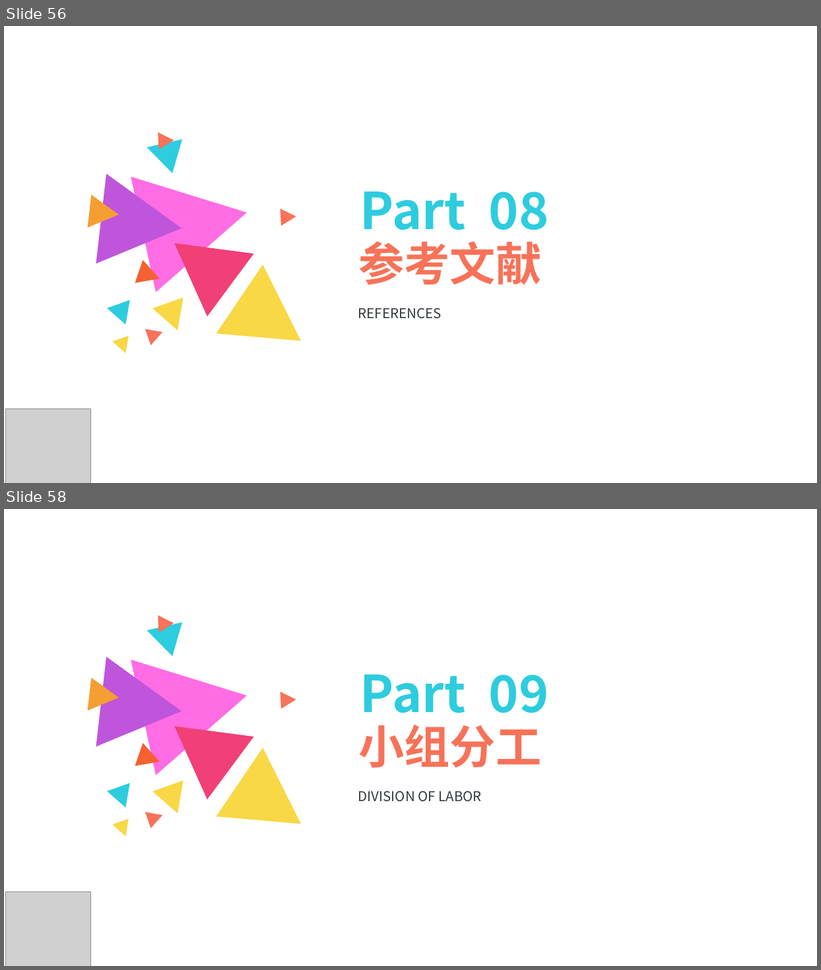
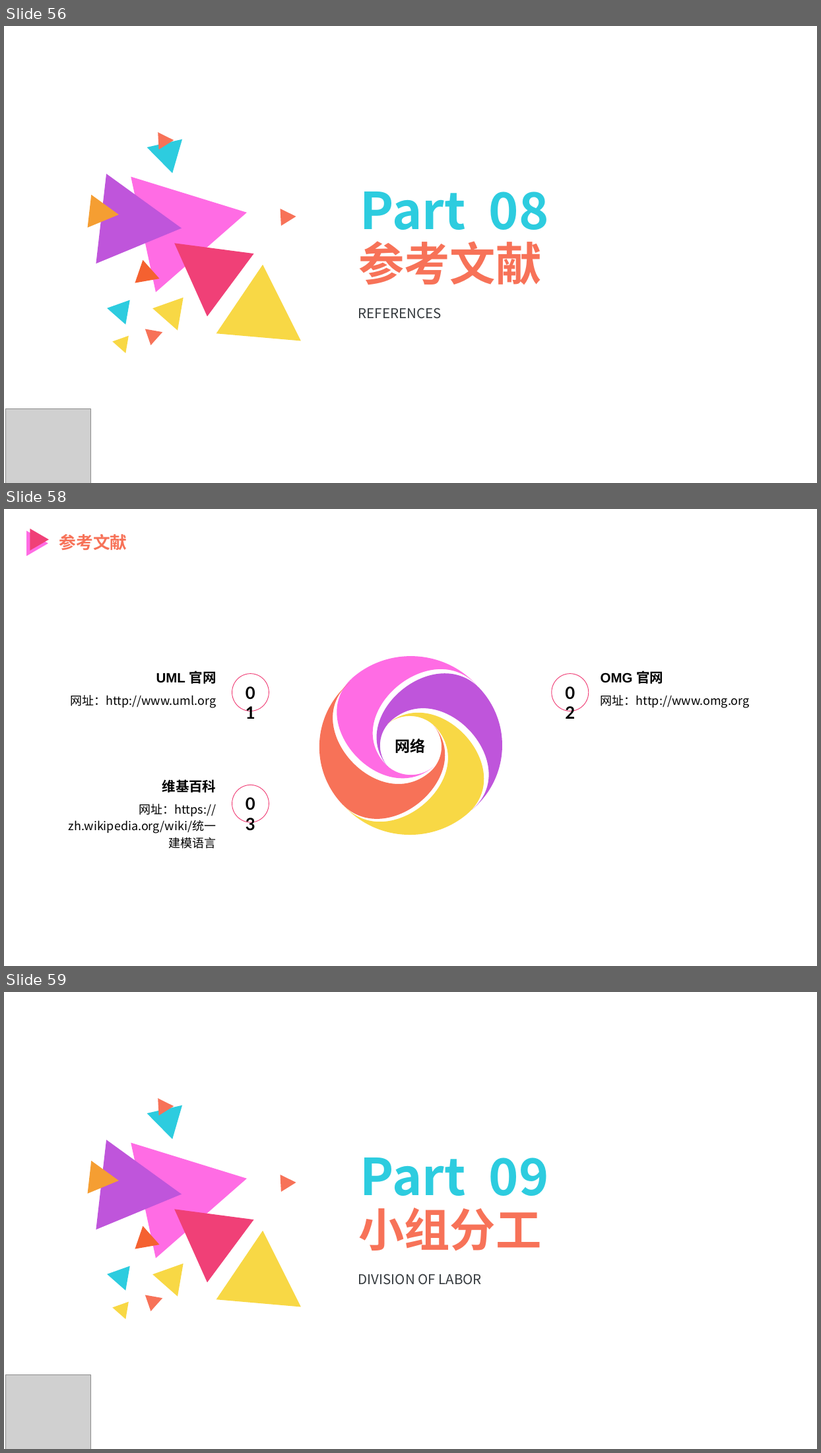
Before and after one commit to MrBlackry/SE-Education-Assistant-System, a slide deck: 非受控文档/陈铭阳/PRD2018-G12-UML概述PPT.pptx. Shown one above the other, each under a label of ours: slides 56 and 58 before the commit, slides 56, 58 and 59 after it; the slides between them are not shown. The pictures are 821x970 and 821x1453 pixels, drawn with LibreOffice and Linux fonts; fonts in the diff are those of the drawing; grey boxes stand for pictures. Boxes give left, top, right and bottom in pixels: in the first picture for what was removed or moved away, otherwise in the second. Text is boxed around its words. In the diff, an @@ line names an element or a change of style, - is before the commit and + after.

```diff
--- a/非受控文档/陈铭阳/PRD2018-G12-UML概述PPT.pptx
+++ b/非受控文档/陈铭阳/PRD2018-G12-UML概述PPT.pptx
@@ slide 58 added at (4, 509, 817, 966), background #FFFFFF @@
@@ triangle added at (26, 531, 48, 556), fill #FF6CE4 @@
@@ triangle added at (30, 529, 49, 551), fill #F04077 @@
@@ text added at (59, 534, 127, 550), 20 pt, text #F77258, bold @@
+参考文献
@@ text added at (156, 671, 217, 684), 16 pt, text #000000, bold @@
+UML 官网
@@ ellipse added at (232, 674, 269, 711), outline #F04077 0.75 pt, 20 pt, text #000000, bold @@
+01
@@ group added at (298, 634, 524, 856): 4 freeform shapes @@
@@ ellipse added at (552, 674, 589, 711), outline #F04077 0.75 pt, 20 pt, text #000000, bold @@
+02
@@ text added at (601, 671, 663, 684), 16 pt, text #000000, bold @@
+OMG 官网
@@ text added at (70, 695, 216, 708), 14 pt, text #000000 @@
+网址：http://www.uml.org
@@ text added at (601, 695, 750, 708), 14 pt, text #000000 @@
+网址：http://www.omg.org
@@ text added at (395, 737, 425, 756), 18 pt, text #000000, bold @@
+网络
@@ text added at (162, 780, 217, 793), 16 pt, text #000000, bold @@
+维基百科
@@ ellipse added at (232, 786, 269, 823), outline #F04077 0.75 pt, 20 pt, text #000000, bold @@
+03
@@ text added at (69, 804, 217, 849), 14 pt, text #000000 @@
+网址：https://zh.wikipedia.org/wiki/统一建模语言
@@ what was slide 58 is now slide 59 @@
```
Also in this commit, not shown: 2 slides changed, 1 other slide added.
